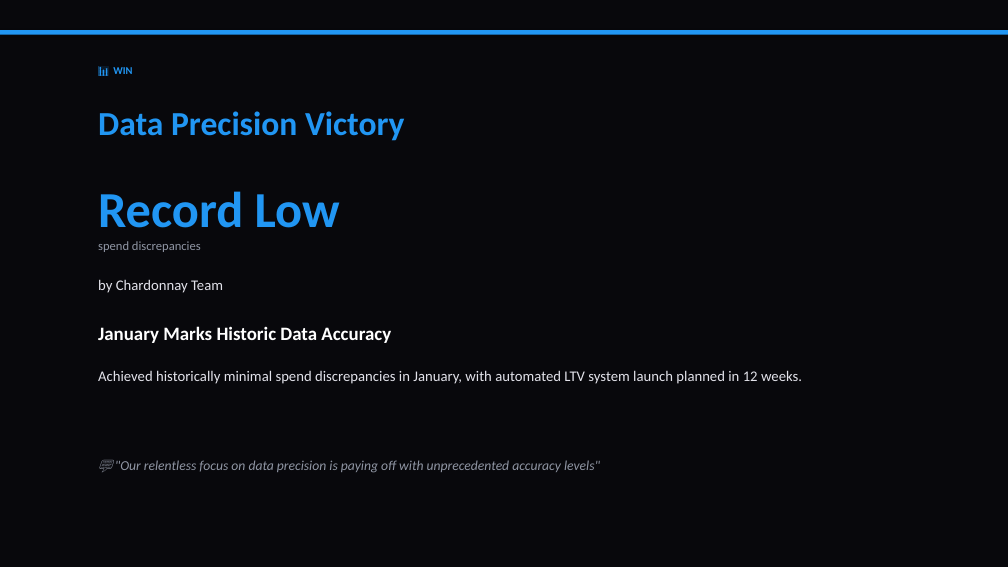
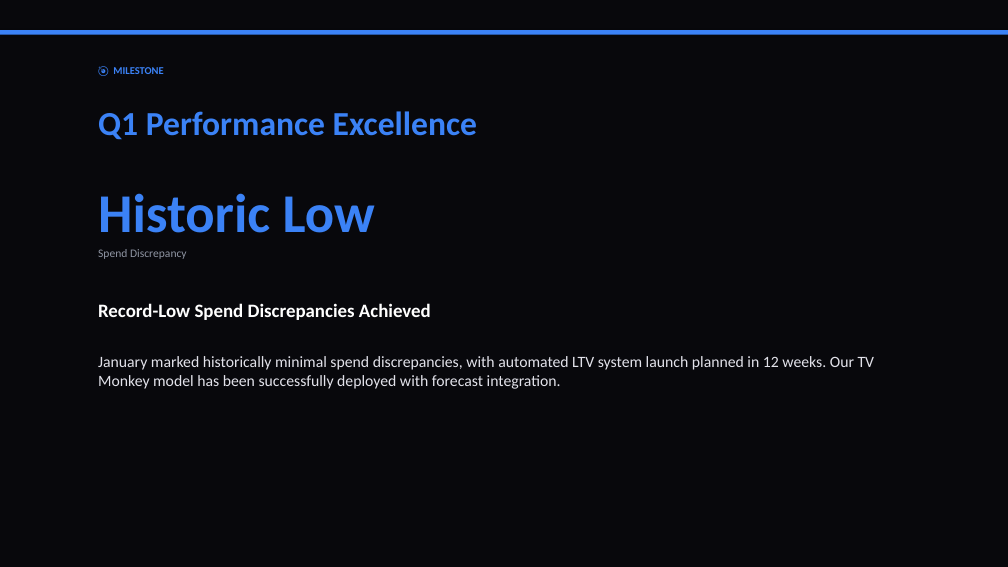
Before and after one commit to liliyagarifullina-maker/appodeal-pulse, a slide deck: slide 9 of data/archive/pulse_2026-03-16.pptx (slide 4 before the commit). Drawn at 1008x567 pixels with LibreOffice and Linux fonts; fonts in the diff are those of the drawing. Boxes give left, top, right and bottom in pixels: in the first picture for what was removed or moved away, otherwise in the second. Text is boxed around its words. In the diff, an @@ line names an element or a change of style, - is before the commit and + after.

```diff
--- a/data/archive/pulse_2026-03-16.pptx
+++ b/data/archive/pulse_2026-03-16.pptx
@@ rectangle at bbox=[0, 30, 1008, 35]: fill #2196F3 to #3B82F6 @@
@@ text at bbox=[113, 67, 163, 74]: text changed; text colour #2196F3 to #3B82F6 @@
-📊 WIN
+🎯 MILESTONE
@@ text at bbox=[98, 111, 477, 140]: text changed; text colour #2196F3 to #3B82F6 @@
-Data Precision Victory
+Q1 Performance Excellence
@@ text at bbox=[98, 193, 375, 233]: text changed; size 48 to 52 pt; text colour #2196F3 to #3B82F6 @@
-Record Low
+Historic Low
@@ text at bbox=[98, 249, 187, 259]: text changed; size 12 to 11 pt @@
-spend discrepancies
+Spend Discrepancy
@@ text removed at bbox=[98, 279, 223, 293] @@
-by Chardonnay Team
@@ text removed at bbox=[98, 326, 391, 343] @@
-January Marks Historic Data Accuracy
@@ text added at bbox=[98, 303, 431, 320], 18 pt, text #FFFFFF, bold @@
+Record-Low Spend Discrepancies Achieved
@@ text at bbox=[98, 356, 875, 389]: text changed; size 14 to 15 pt @@
-Achieved historically minimal spend discrepancies in January, with automated LTV system launch planned in 12 weeks.
+January marked historically minimal spend discrepancies, with automated LTV system launch planned in 12 weeks. Our TV Monkey model has been successfully deployed with forecast integration.
@@ text removed at bbox=[115, 460, 600, 473] @@
-💬 "Our relentless focus on data precision is paying off with unprecedented accuracy levels"
```
Also in this commit, not shown: 11 other slides changed, 6 slides added, 13 slides removed, 2 other files.
